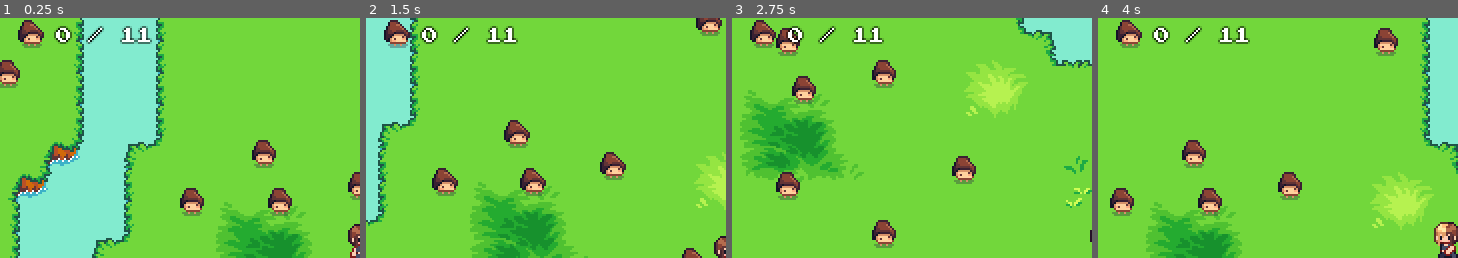
Above: before the commit, frames 1-4 (left to right).
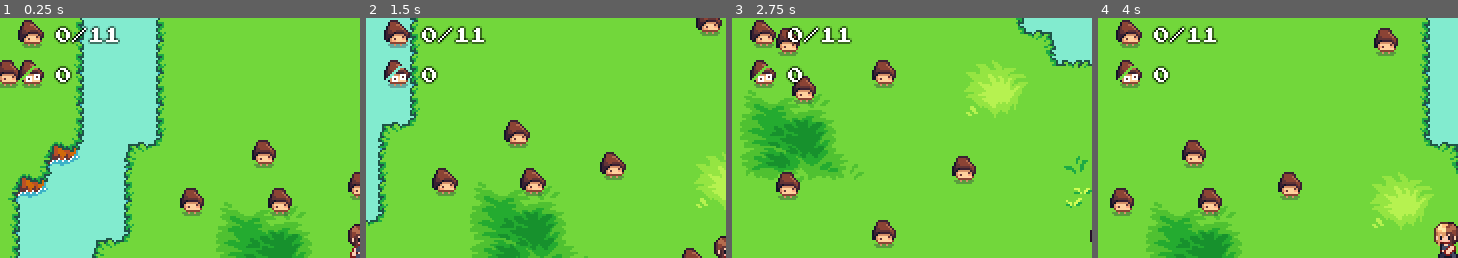
Above: after the commit, the same moments.

Repository: dmitrii-eremin/watch-your-step
Game: Godot game, scene res://scenes/world_scene.tscn
The game is run twice, just before and just after one commit, with the same random seed, the same clock (stepped at 60 frames per second) and the same inputs.
Inputs:
- Up to frame 1 (0.25 s): no input
- Up to frame 2 (1.5 s): tap Enter at 0.5 s; hold Right (go_right) 0.53-1.28 s; hold Down (go_down) from 1.28 s (still down)
- Up to frame 3 (2.75 s): release Down (go_down) at 2.03 s; hold Right (go_right) from 2.03 s (still down)
- Up to frame 4 (4 s): release Right (go_right) at 2.78 s; hold Up (go_up) 2.78-3.53 s; hold Left (go_left) from 3.53 s (still down)
The pictures show only the part of the screen within x 0-50%, y 3-53%; the shares and areas given below are measured in that part.

The runs differ from the first frame. In frame 1, 2.0% of the frame differs, in the area x 5-43%, y 3-30%; in frame 2, 2.0%; in frame 3, 2.0%; in frame 4, 2.0%.

Commit message:
more changes

Diff:
--- a/scenes/hud.gd
+++ b/scenes/hud.gd
@@ -1,11 +1,15 @@
 extends CanvasLayer
 
-@onready var _mushrooms_count_label: Label = $MarginContainer/Control/HBoxContainer/Label
+@onready var _mushrooms_count_label: Label = $MarginContainer/Control/VBoxContainer/HBoxContainer/CaughtMushroomsLabel
+@onready var _saved_mushrooms_label: Label = $MarginContainer/Control/VBoxContainer/HBoxContainer2/SavedMushroomsLabel
+
+func update_saved_mushrooms() -> void:
+	_saved_mushrooms_label.text = "0"
 
 func update_mushrooms() -> void:
 	var all_mushrooms: Array = get_tree().get_nodes_in_group("mushroom")
 	var caught_mushrooms: Array = all_mushrooms.filter(func(m): return m.is_caught())
-	_mushrooms_count_label.text = "%d / %d" % [caught_mushrooms.size(), all_mushrooms.size()]
+	_mushrooms_count_label.text = "%d/%d" % [caught_mushrooms.size(), all_mushrooms.size()]
 
 func _ready() -> void:
 	update_mushrooms()
--- a/scenes/hud.tscn
+++ b/scenes/hud.tscn
@@ -7,6 +7,11 @@
 [sub_resource type="AtlasTexture" id="AtlasTexture_6fi6k"]
 atlas = ExtResource("2_5ysmq")
 region = Rect2(0, 16, 16, 16)
+margin = Rect2(0, -2, 0, 0)
+
+[sub_resource type="AtlasTexture" id="AtlasTexture_5ysmq"]
+atlas = ExtResource("2_5ysmq")
+region = Rect2(48, 48, 16, 16)
 margin = Rect2(0, -2, 0, 0)
 
 [node name="HUD" type="CanvasLayer"]
@@ -28,16 +33,31 @@
 [node name="Control" type="Control" parent="MarginContainer"]
 layout_mode = 2
 
-[node name="HBoxContainer" type="HBoxContainer" parent="MarginContainer/Control"]
+[node name="VBoxContainer" type="VBoxContainer" parent="MarginContainer/Control"]
 layout_mode = 1
-offset_right = 60.0
-offset_bottom = 16.0
+offset_right = 40.0
+offset_bottom = 40.0
 
-[node name="TextureRect" type="TextureRect" parent="MarginContainer/Control/HBoxContainer"]
+[node name="HBoxContainer" type="HBoxContainer" parent="MarginContainer/Control/VBoxContainer"]
+layout_mode = 2
+
+[node name="TextureRect" type="TextureRect" parent="MarginContainer/Control/VBoxContainer/HBoxContainer"]
 layout_mode = 2
 texture = SubResource("AtlasTexture_6fi6k")
 
-[node name="Label" type="Label" parent="MarginContainer/Control/HBoxContainer"]
+[node name="CaughtMushroomsLabel" type="Label" parent="MarginContainer/Control/VBoxContainer/HBoxContainer"]
 layout_mode = 2
 text = "12/43"
 label_settings = ExtResource("3_5ysmq")
+
+[node name="HBoxContainer2" type="HBoxContainer" parent="MarginContainer/Control/VBoxContainer"]
+layout_mode = 2
+
+[node name="TextureRect" type="TextureRect" parent="MarginContainer/Control/VBoxContainer/HBoxContainer2"]
+layout_mode = 2
+texture = SubResource("AtlasTexture_5ysmq")
+
+[node name="SavedMushroomsLabel" type="Label" parent="MarginContainer/Control/VBoxContainer/HBoxContainer2"]
+layout_mode = 2
+text = "0"
+label_settings = ExtResource("3_5ysmq")
--- a/scenes/player.gd
+++ b/scenes/player.gd
@@ -48,6 +48,8 @@
 func _update_velocity() -> void:
 	var direction: Vector2 = Input.get_vector("go_left", "go_right", "go_up", "go_down")
 	if velocity.x != 0:
+		if _old_velocity.x != 0:
+			_sprite.flip_h = velocity.x < 0
 		_old_velocity = velocity
 	velocity = speed * direction
 
--- a/scenes/player.tscn
+++ b/scenes/player.tscn
@@ -99,7 +99,7 @@
 [node name="AnimatedSprite2D" type="AnimatedSprite2D" parent="."]
 sprite_frames = SubResource("SpriteFrames_dqkch")
 autoplay = "default"
-frame_progress = 0.25361818
+frame_progress = 0.4578742
 
 [node name="CollisionShape2D" type="CollisionShape2D" parent="."]
 visible = false
Not shown: 1 places in scenes/hud.tscn that only renumber resources
